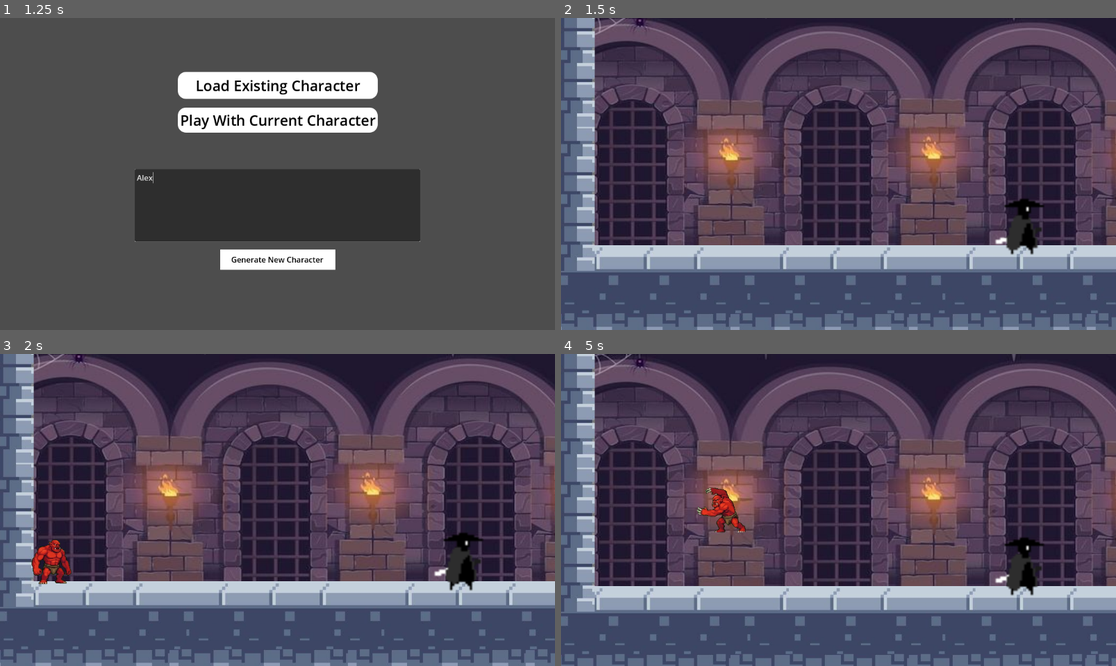
Above: before the commit, frames 1-4 (two rows, left to right).
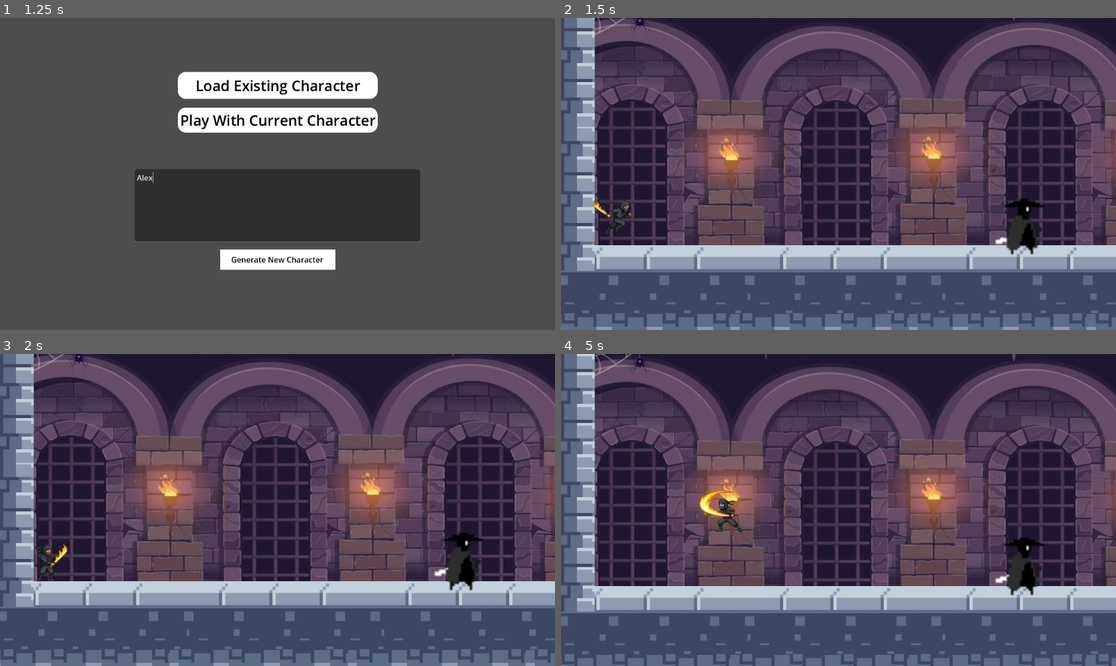
Above: after the commit, the same moments.

Repository: skyler-simpson/senior_design
Game: Godot game, scene res://Scenes/main_menu.tscn
The game is run twice, just before and just after one commit, with the same random seed, the same clock (stepped at 60 frames per second) and the same inputs.
Inputs (mouse positions are in pixels of both pictures, inside the frame that each line leads up to):
- Up to frame 1 (1.25 s): click (277, 205) at 0.52 s; type "Alex" at 0.6 s
- Up to frame 2 (1.5 s): click "Play With Current Character" at 1.25 s
- Up to frame 3 (2 s): no input
- Up to frame 4 (5 s): tap Enter (ui_accept) at 2, 2.27, 3.02, 4.52 s; move the mouse to (960, 494) at 2.02 s; hold A (move_right) 2.03-3.53 s; click (960, 494) at 2.1 s; move the mouse to (727, 525) at 2.77 s; click (727, 525) at 2.85 s; move the mouse to (894, 441) at 3.52 s; hold D (move_left) 3.53-4.28 s; click (894, 441) at 3.6 s; move the mouse to (810, 572) at 4.27 s; hold A (move_right) from 4.28 s (still down); click (810, 572) at 4.35 s

Frame 1 is identical in both runs. In frame 2, 0.2% of the frame differs, in the area x 5-13%, y 57-70%; in frame 3, 0.7%; in frame 4, 0.7%, in the area x 24-34%, y 42-58%.

Commit message:
When generating a new character the old character is saved to the 'Old Characters' folder

Diff:
--- a/src/Game Code/senior-design-project/Scenes/DarkSamurai.tscn
+++ b/src/Game Code/senior-design-project/Scenes/DarkSamurai.tscn
@@ -97,10 +97,6 @@
 [sub_resource type="AtlasTexture" id="AtlasTexture_v5n7y"]
 atlas = SubResource("CompressedTexture2D_e5m7y")
 region = Rect2(384, 128, 128, 128)
-
-[sub_resource type="AtlasTexture" id="AtlasTexture_xlvcm"]
-atlas = SubResource("CompressedTexture2D_e5m7y")
-region = Rect2(512, 128, 128, 128)
 
 [sub_resource type="SpriteFrames" id="SpriteFrames_wtyr8"]
 animations = [{
@@ -203,9 +199,6 @@
 }, {
 "duration": 1.0,
 "texture": SubResource("AtlasTexture_v5n7y")
-}, {
-"duration": 1.0,
-"texture": SubResource("AtlasTexture_xlvcm")
 }],
 "loop": true,
 "name": &"running",
@@ -226,8 +219,7 @@
 material = SubResource("ShaderMaterial_sh0fd")
 scale = Vector2(4.0755434, 3.2046769)
 sprite_frames = SubResource("SpriteFrames_wtyr8")
-animation = &"falling"
-frame_progress = 0.6891455
+animation = &"running"
 
 [node name="CollisionShape2D" type="CollisionShape2D" parent="."]
 position = Vector2(5, 8)
Binary file added: src/Game Code/senior-design-project/Characters/TestingSprites/Old Characters/custome_skin_backup_20260403200928.png
Not shown, added: src/Game Code/senior-design-project/Characters/TestingSprites/Old Characters/custome_skin_backup_20260403200928.png.import
Binary file changed: src/Game Code/senior-design-project/Characters/TestingSprites/custom_skin.png
Not shown: 1 places in src/Game Code/senior-design-project/Scenes/DarkSamurai.tscn that only renumber resources
Not shown, changed: src/Game Code/senior-design-project/generator.py
